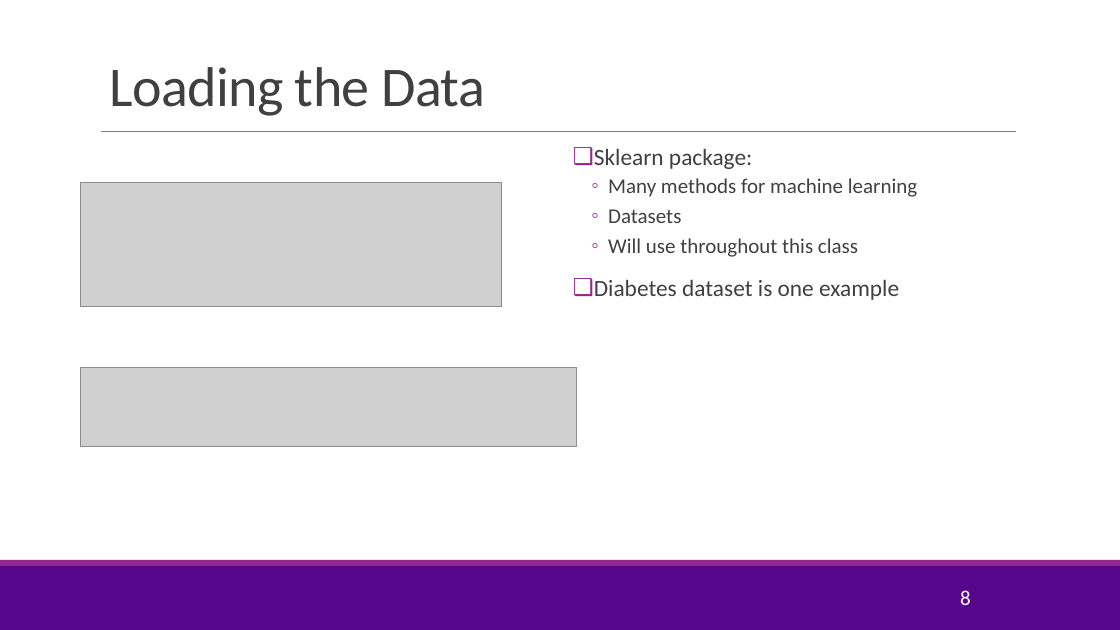
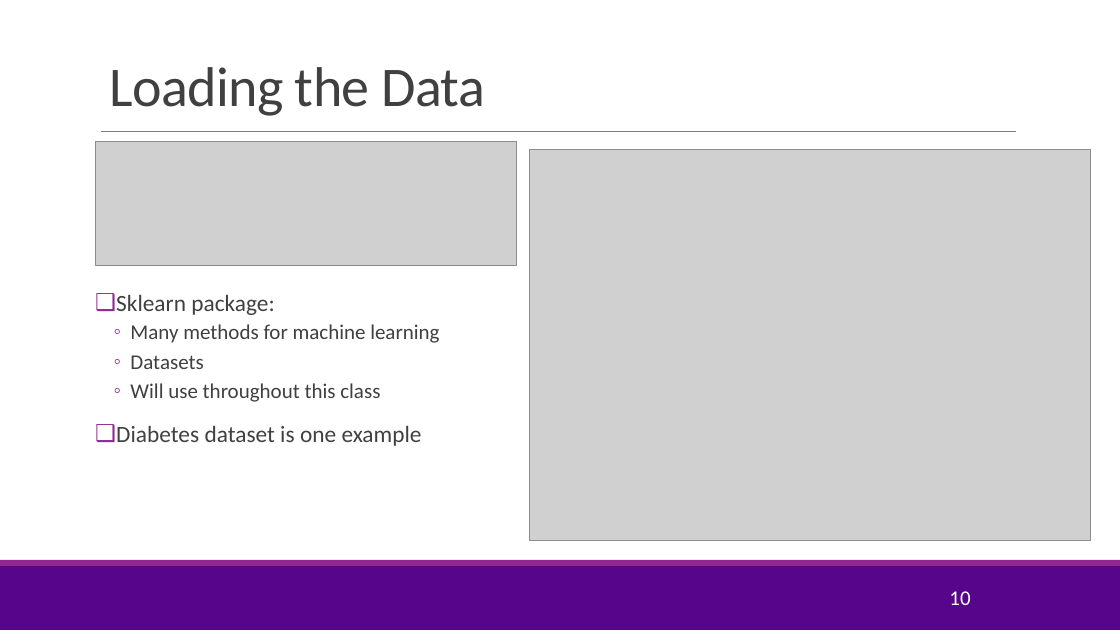
Before and after one commit to sdrangan/introml, a slide deck: slide 10 of lectures/Lect03_MultLinRegression.pptx (slide 8 before the commit). Drawn at 1120x630 pixels with LibreOffice and Linux fonts; fonts in the diff are those of the drawing; grey boxes stand for pictures; background and template pictures are left out. Boxes give left, top, right and bottom in pixels: in the first picture for what was removed or moved away, otherwise in the second. Text is boxed around its words. In the diff, an @@ line names an element or a change of style, - is before the commit and + after.

Commit message:
Added in-class exercises

```diff
--- a/lectures/Lect03_MultLinRegression.pptx
+++ b/lectures/Lect03_MultLinRegression.pptx
@@ picture: place and size @@
-picture at bbox=[81, 182, 502, 307]
+picture at bbox=[95, 141, 516, 266]
@@ picture added at bbox=[529, 150, 1091, 541] @@
@@ text "Sklearn package:": place and size @@
-text "Sklearn package:" at bbox=[594, 149, 917, 300]
+text "Sklearn package:" at bbox=[116, 295, 439, 446]
@@ picture removed at bbox=[81, 367, 576, 446] @@
@@ page number at bbox=[949, 591, 970, 605]: text changed @@
-8
+10
```
Also in this commit, not shown: 6 other slides changed, 9 slides added, 3 other files.
